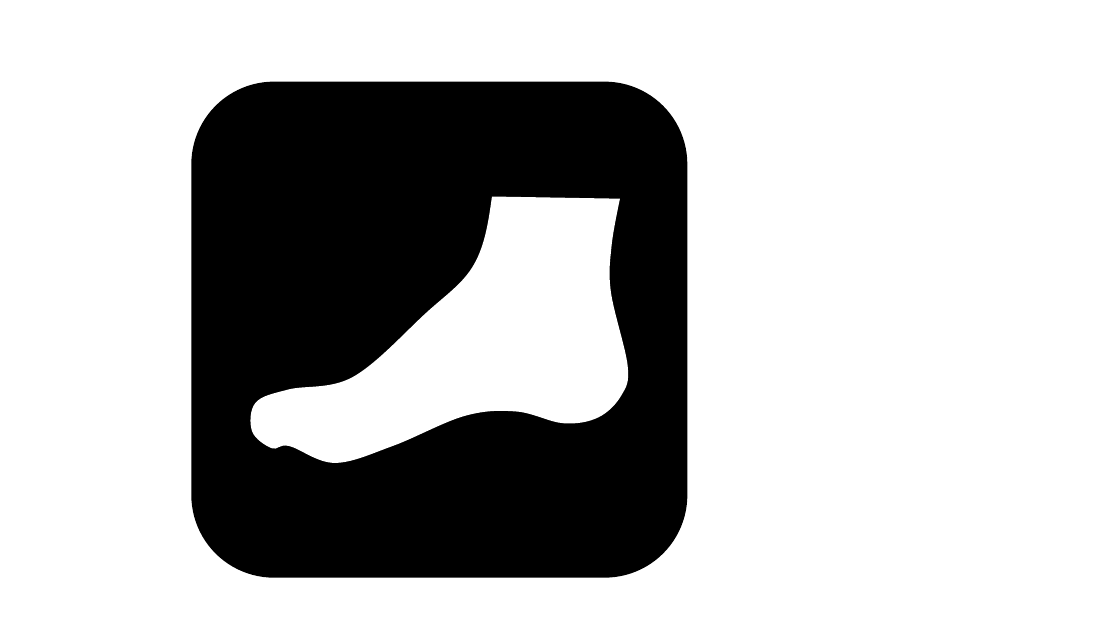
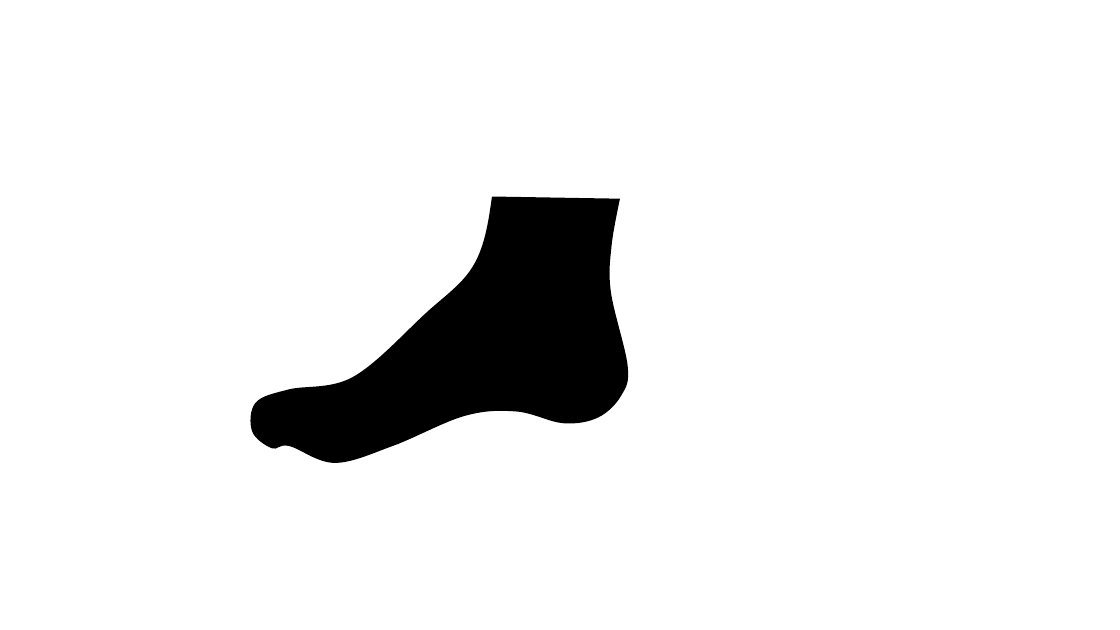
Before and after one commit to el15mh/ELEC3875, a slide deck: slide 2 of AppIcon.pptx. Drawn at 1120x630 pixels with LibreOffice and Linux fonts; fonts in the diff are those of the drawing. Boxes give left, top, right and bottom in pixels: in the first picture for what was removed or moved away, otherwise in the second. Text is boxed around its words. In the diff, an @@ line names an element or a change of style, - is before the commit and + after.

```diff
--- a/AppIcon.pptx
+++ b/AppIcon.pptx
@@ rounded rectangle removed at <box>192,82,688,578</box> @@
@@ freeform shape at <box>250,197,628,463</box>: fill #FFFFFF to #000000 @@
```
Also in this commit, not shown: 1 slide added, 1 other file.
